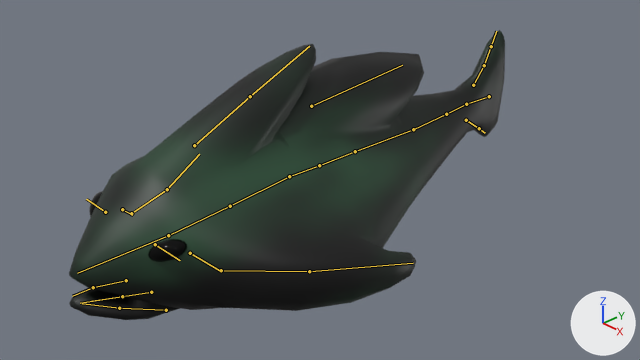
A saved change to the Blender file Assets/Models/Shark.blend.
The view is the same before and after, from the file's camera 'Camera.001'. Lighting does not change. The marker at lower right points along +X, +Y and +Z. The bones that bend it are drawn over the model as lines.

Objects in the first picture: 'Cube.001', 'Eyes.001'.
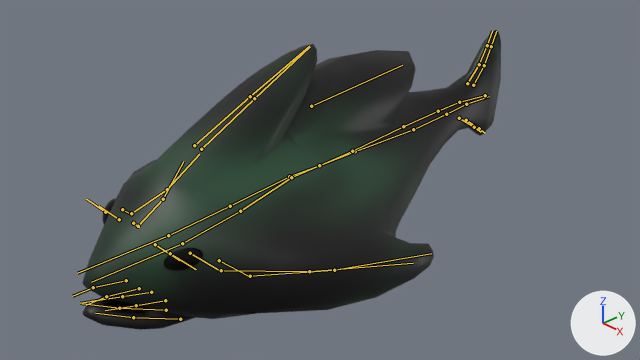
The newer file adds an action. The first version stands in its rest pose; the second is drawn at frame 91 of the action 'Idle'.

The edits, one by one:
Bone 'hips' (bone_hips) turns from (0, 0, 0) to (0, 0, 7) degrees about its own x, y and z.
Bone 'chest' (bone_chest) turns from (0, 0, 0) to (0, 0, 9) degrees about its own x, y and z.
Bone 'spine_master.002' (bone_spine_master_002) turns from (0, 0, 0) to (0, 0, -2) degrees about its own x, y and z.

Location of each change, [x1, y1, x2, y2] in pixels of the pictures (640 x 360 px):
'Cube.001', posed: before [69, 30, 505, 320]; after [82, 30, 501, 330]
'Eyes.001', posed: before [89, 191, 187, 262]; after [102, 198, 203, 271]
